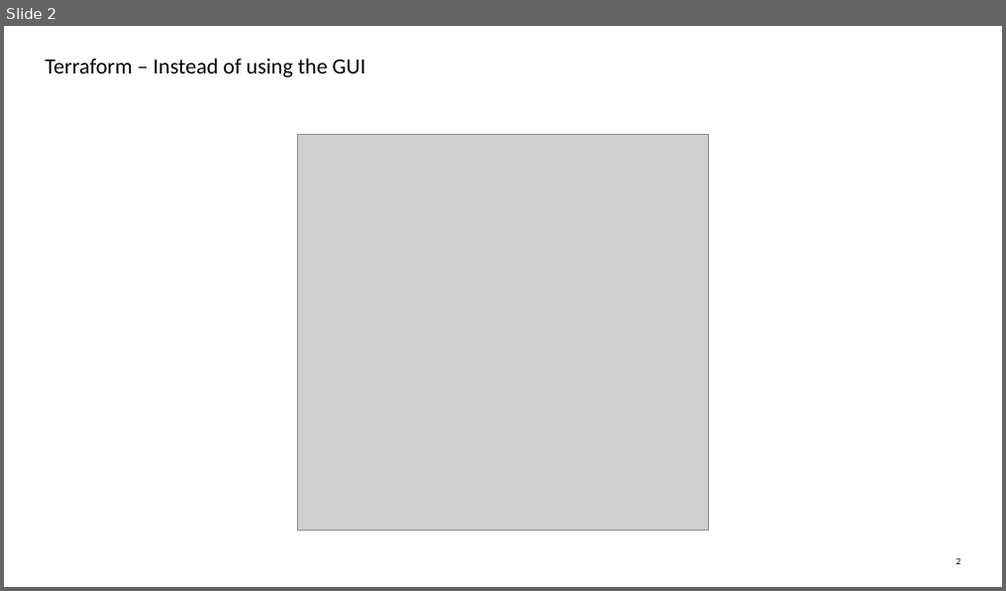
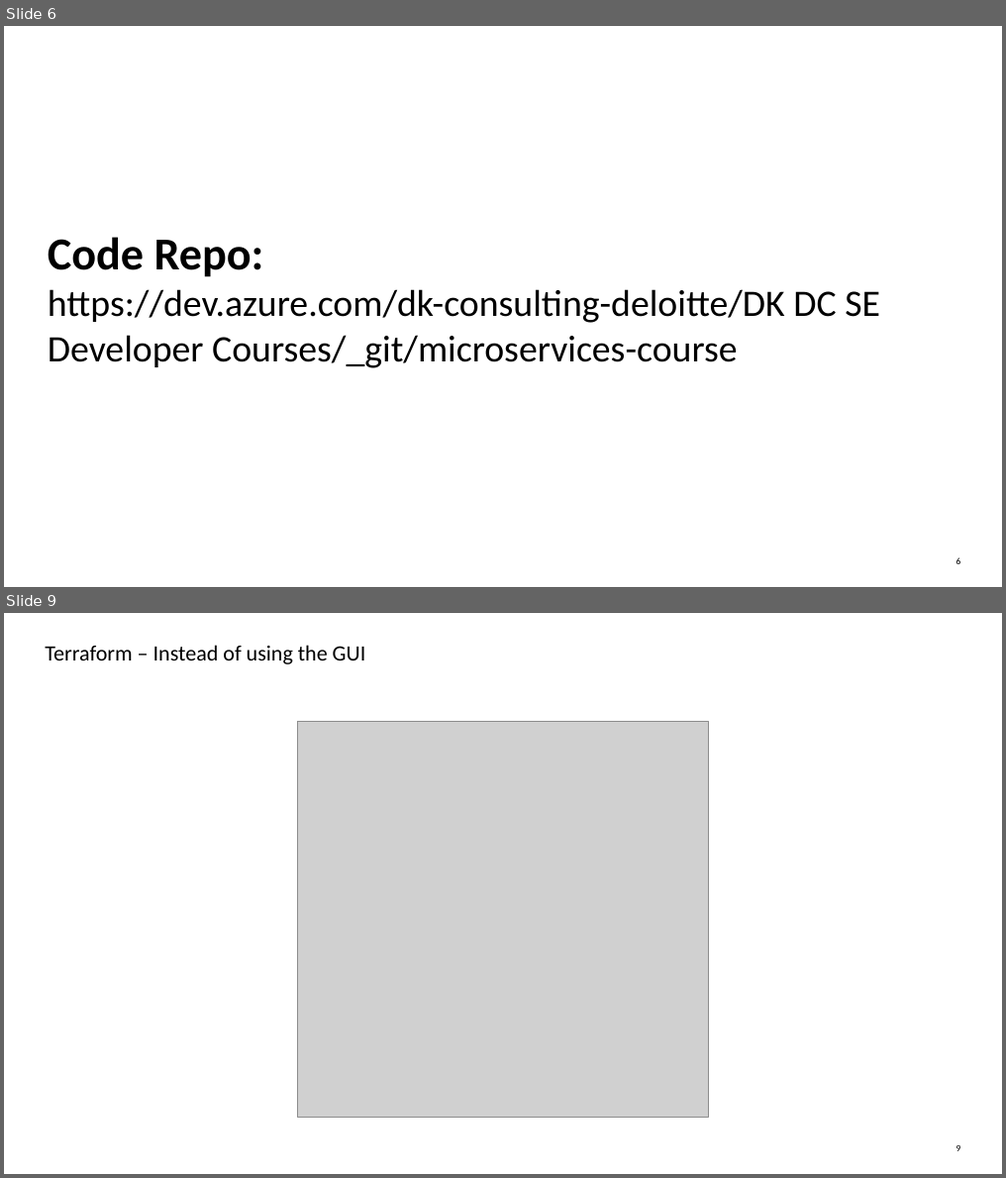
Before and after one commit to jbb10/Robopizza, a slide deck: Microservices from the ground up.pptx. Shown one above the other, each under a label of ours: slide 2 before the commit, slides 6 and 9 after it; the slides between them are not shown. The pictures are 1006x591 and 1006x1178 pixels, drawn with LibreOffice and Linux fonts; fonts in the diff are those of the drawing; grey boxes stand for pictures. Boxes give left, top, right and bottom in pixels: in the first picture for what was removed or moved away, otherwise in the second. Text is boxed around its words. In the diff, an @@ line names an element or a change of style, - is before the commit and + after.

```diff
--- a/Microservices from the ground up.pptx
+++ b/Microservices from the ground up.pptx
@@ slide 6 added at box(4, 26, 1002, 587), background #FFFFFF; not listed: 1 template element that a slide beside it also shows @@
@@ text added at box(48, 237, 880, 369), 36 pt, text #000000 @@
+Code Repo:
+https://dev.azure.com/dk-consulting-deloitte/DK DC SE Developer Courses/_git/microservices-course
@@ what was slide 2 is now slide 9 @@
@@ page number at box(956, 1146, 961, 1152): text changed @@
-2
+9
```
Also in this commit, not shown: 1 slide changed, 5 other slides added, 1 other file.
